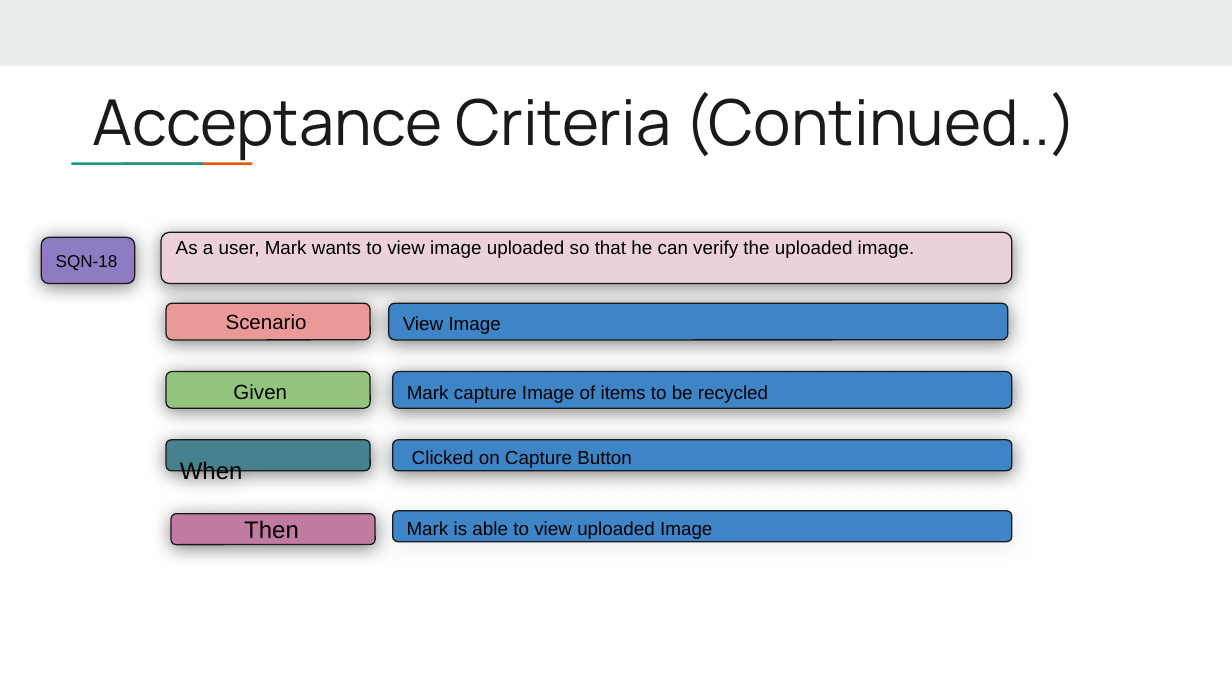
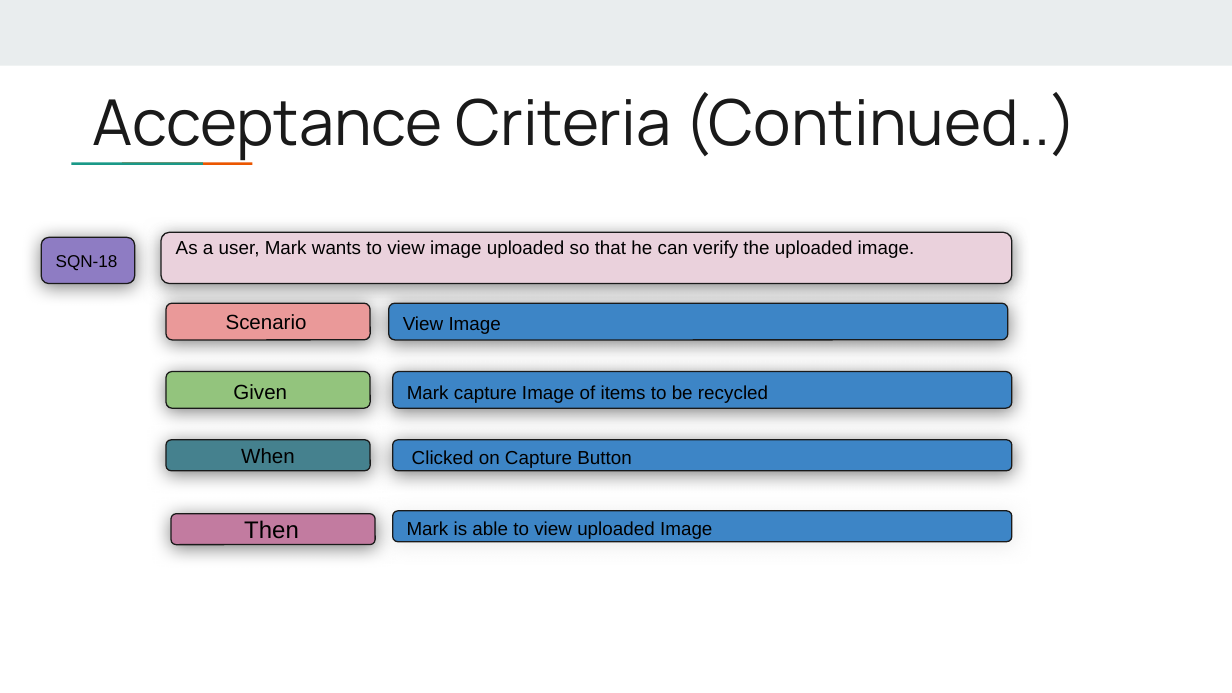
Before and after one commit to anku518/Re-sight-cle, a slide deck: slide 13 of ProjectDocs/Sprint 2/Squander_Deliverable 2.pptx. Drawn at 1232x693 pixels with LibreOffice and Linux fonts; fonts in the diff are those of the drawing. Boxes give left, top, right and bottom in pixels: in the first picture for what was removed or moved away, otherwise in the second. Text is boxed around its words. In the diff, an @@ line names an element or a change of style, - is before the commit and + after.

```diff
--- a/ProjectDocs/Sprint 2/Squander_Deliverable 2.pptx
+++ b/ProjectDocs/Sprint 2/Squander_Deliverable 2.pptx
@@ rounded rectangle "When" at (166, 440, 371, 471): size 14 to 12 pt; alignment left to centre @@
```
Also in this commit, not shown: 3 other slides changed, 2 other files.
